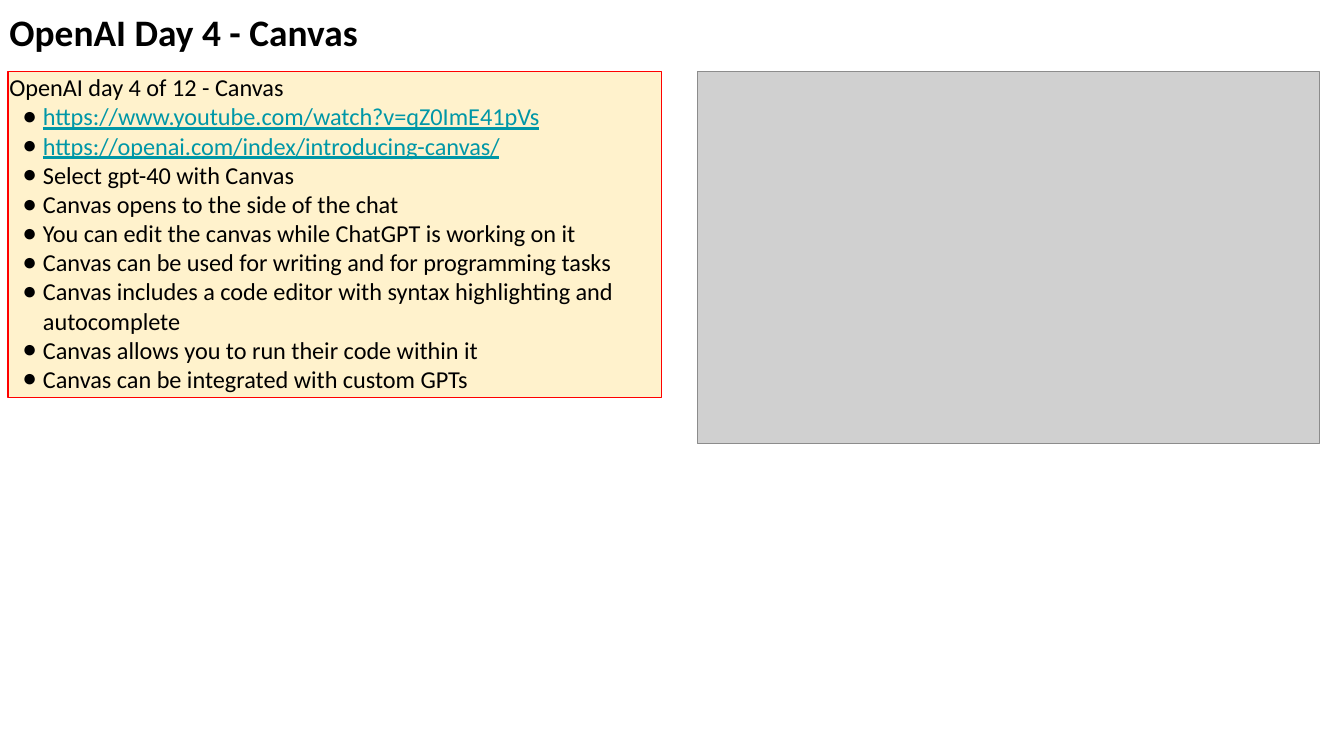
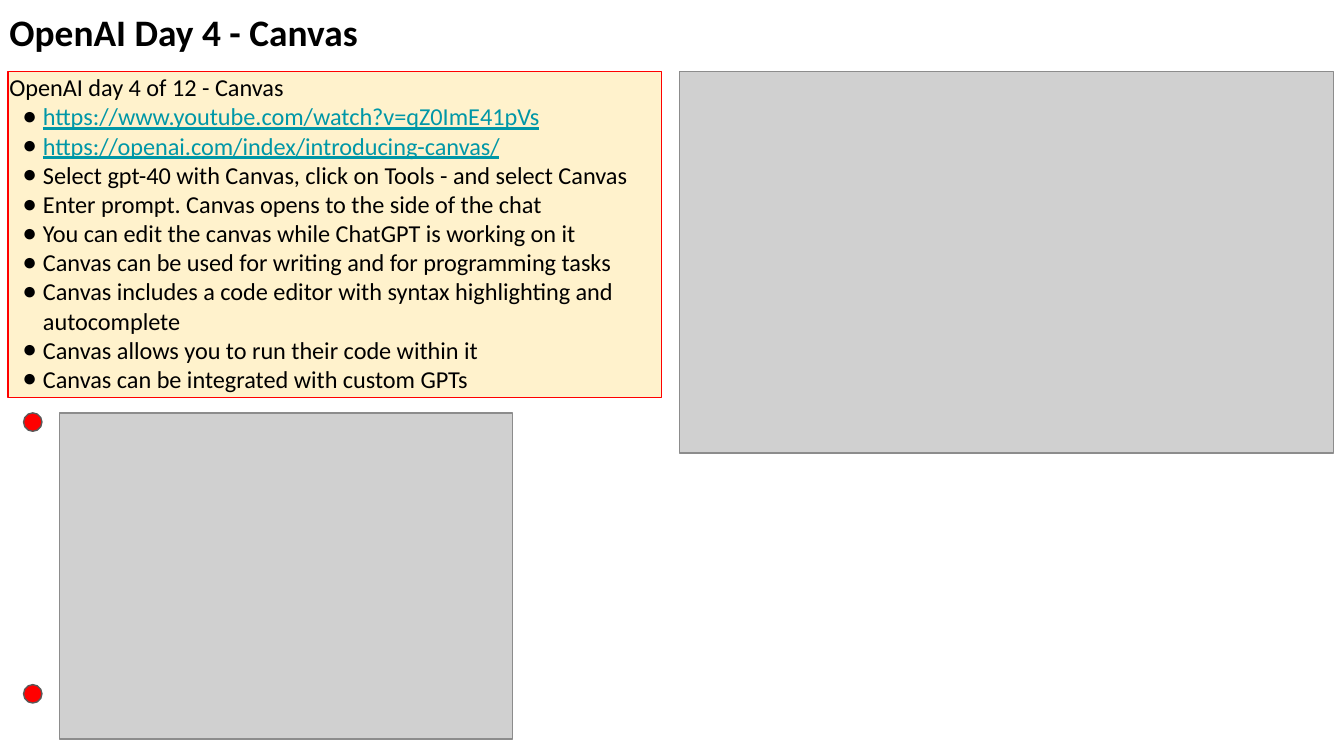
Before and after one commit to lselector/seminar, a slide deck: slide 4 of 2024/2024-12-13-AI-Updates.pptx (slide 3 before the commit). Drawn at 1344x756 pixels with LibreOffice and Linux fonts; fonts in the diff are those of the drawing; grey boxes stand for pictures. Boxes give left, top, right and bottom in pixels: in the first picture for what was removed or moved away, otherwise in the second. Text is boxed around its words. In the diff, an @@ line names an element or a change of style, - is before the commit and + after.

```diff
--- a/2024/2024-12-13-AI-Updates.pptx
+++ b/2024/2024-12-13-AI-Updates.pptx
@@ picture: place and size @@
-picture at [698,71,1320,444]
+picture at [680,71,1333,453]
@@ text in rectangle at [43,167,627,217]: text changed @@
-● Select gpt-40 with Canvas
-● Canvas opens to the side of the chat
+● Select gpt-40 with Canvas, click on Tools - and select Canvas
+● Enter prompt. Canvas opens to the side of the chat
@@ ellipse added at [24,413,43,431], fill #FF0000, outline #595959 0.75 pt @@
@@ picture added at [59,413,512,739] @@
@@ ellipse added at [24,684,43,703], fill #FF0000, outline #595959 0.75 pt @@
```
Also in this commit, not shown: 12 other slides changed, 4 slides added, 4 slides removed.
